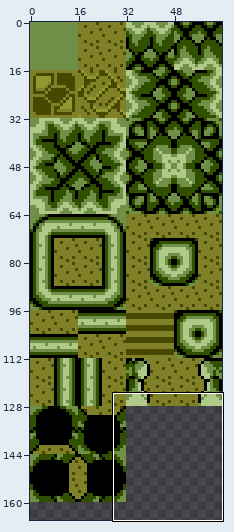
Sprite sheet, stored at gfx/tilesets/caveGreen.png. Above: a wide view before the commit, with the close-up outlined.
Close-up. Before the edit:
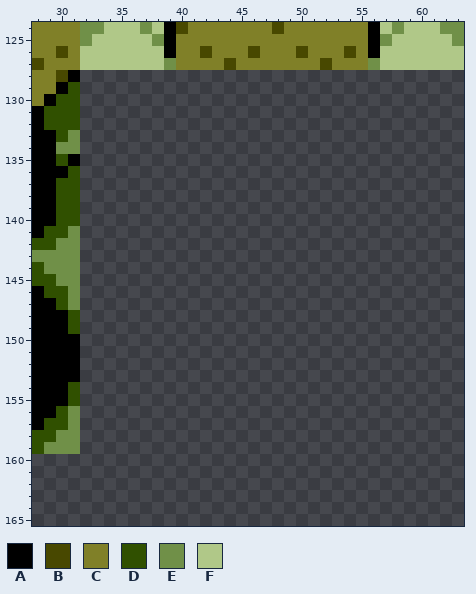
The file is 64x256 pixels. Shown: x 28..63, y 124..165. The wide view leaves out empty margins.
Palette (. is transparent): A #000000  B #484800  C #808028  D #305000  E #709048  F #b0c888
Pixels before, first column x 28:
124 CCCCEEFFFEFABCCCCCCCBCCCCCCCAFEFFFEE
125 CCCCEFFFFFEACCCCCCCCCCCCCCCCAEFFFFFE
126 CCBCFFFFFFFACCBCCCBCCCBCCCBCAFFFFFFF
127 BCCCFFFFFFFECCCCBCCCCCCCBCCCEFFFFFFF
128 CCBA................................
129 CCAD................................
130 CADD................................
131 ADDD................................
132 ADDD................................
133 AADE................................
134 AAEE................................
135 AADA................................
136 AAAD................................
137 AADD................................
138 AADD................................
139 AADD................................
140 AADD................................
141 ADDE................................
142 DDEE................................
143 EEEE................................
144 DEEE................................
145 DDEE................................
146 ADDE................................
147 AADE................................
148 AAAD................................
149 AAAD................................
150 AAAA................................
151 AAAA................................
152 AAAA................................
153 AAAA................................
154 AAAD................................
155 AAAD................................
156 AADE................................
157 ADDE................................
158 DDEE................................
159 DEEE................................
New version:
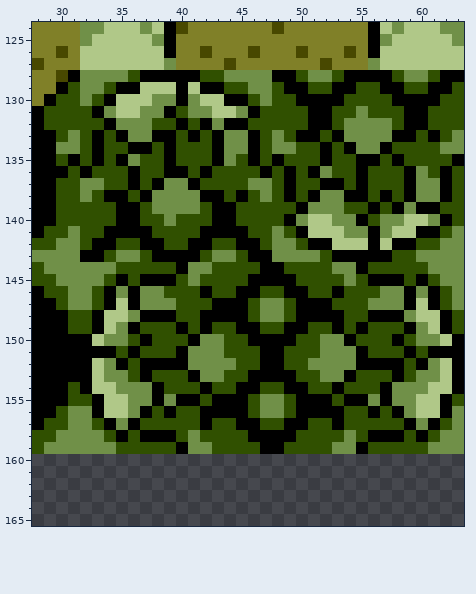
Change:
y 128: x 32..63 ................................ -> EEEEDAAAAADDEEEEAADEEDAAAADEEDAA
y 129: x 32..63 ................................ -> EEDAAFFFAFAADDEEDAADDAADDAADDAAD
y 130: x 32..63 ................................ -> EDAFFFEEAEFFAADEDDAAAADDDDAAAADD
y 131: x 32..63 ................................ -> DAEFFEEADEEFFEADDDDAADDEDDDAADDD
y 132: x 32..63 ................................ -> DDAEEEDDADAEAADDDDDAADEEEEDAADDD
y 133: x 32..63 ................................ -> DADAEEAADADAEEADEDAADAEEEEAADADE
y 134: x 32..63 ................................ -> DADDAADADDDAEEADEEDDADAEEADDDDEE
y 135: x 32..63 ................................ -> DADAEDDADDDAEDADADDDADDAADADDDDA
y 136: x 32..63 ................................ -> ADDDADDAADADDDDADADAEDDADDDAEDAD
y 137: x 32..63 ................................ -> EEDDADAEEADDDDEEDADDAADADDDAEEAD
y 138: x 32..63 ................................ -> EDAADAEEEEAADADEDADAEEAADADAEEAD
y 139: x 32..63 ................................ -> DDDAADEEEEDAADDDDDAEEEDDADAEAADD
y 140: x 32..63 ................................ -> DDDAADDEDDDAADDDDAEFFEEADEEFFEAD
y 141: x 32..63 ................................ -> DDAAAADDDDAAAADDEDAFFFEEAEFFAADE
y 142: x 32..63 ................................ -> DAADDAADDAADDAADEEDAAFFFAFAADDEE
y 143: x 32..63 ................................ -> AADEEDAAAADEEDAAEEEEDAAAAADDEEEE
y 144: x 32..63 ................................ -> EEEDDDDDAEEDDDDAADDDDEEADDDDDEEE
y 145: x 32..63 ................................ -> EEDADAAADEDDDDAAAADDDDEDAAADADEE
y 146: x 32..63 ................................ -> EDAEAEEDDDADDAADDAADDADDDEEAEADE
y 147: x 32..63 ................................ -> EDAFAEEEDDDAAADEEDAAADDDEEEAFADE
y 148: x 32..63 ................................ -> DAFFEAAADDAAAADEEDAAAADDAAAEFFAD
y 149: x 32..63 ................................ -> DAFEADDDADADDAADDAADDADADDDAEFAD
y 150: x 32..63 ................................ -> AFEEDADDDAEEDDAAAADDEEADDDADEEFA
y 151: x 32..63 ................................ -> AAADADDDAEEEDDDAADDDEEEADDDADAAA
y 152: x 32..63 ................................ -> AFEADAAAAEEEEDDAADDEEEEAAAADAEFA
y 153: x 32..63 ................................ -> AFEEDADDDAEEDDAAAADDEEADDDADEEFA
y 154: x 32..63 ................................ -> AFFEEEADDDADDAADDAADDADDDAEEEFFA
y 155: x 32..63 ................................ -> DAFFEEAEAADAAADEEDAAADAAEAEEFFAD
y 156: x 32..63 ................................ -> EAFFEADADDAAAADEEDAAAADDADAEFFAE
y 157: x 32..63 ................................ -> EDAEADDDDDADDAADDAADDADDDDDAEADE
y 158: x 32..63 ................................ -> EEDADAAADEDDDDAAAADDDDEDAAADADEE
y 159: x 32..63 ................................ -> EEEDDDDDAEEDDDDAADDDDEEADDDDDEEE
Pixel boxes of the changes (left, top, right, bottom) in both close-ups:
added: (80, 70, 464, 454)
